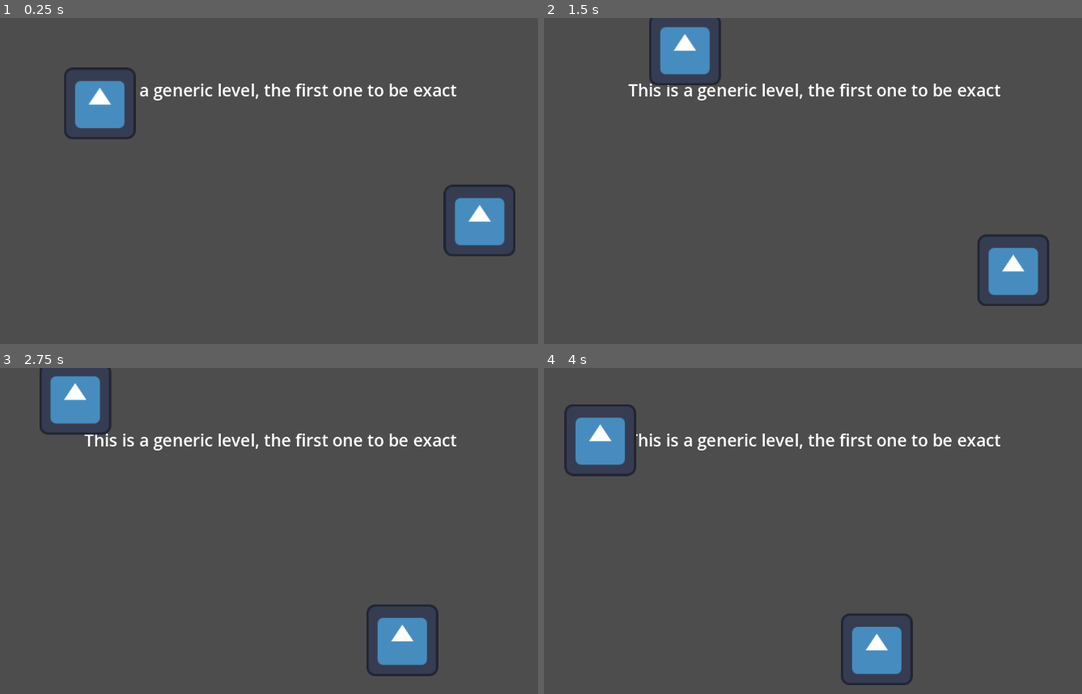
Above: before the commit, frames 1-4 (two rows, left to right).
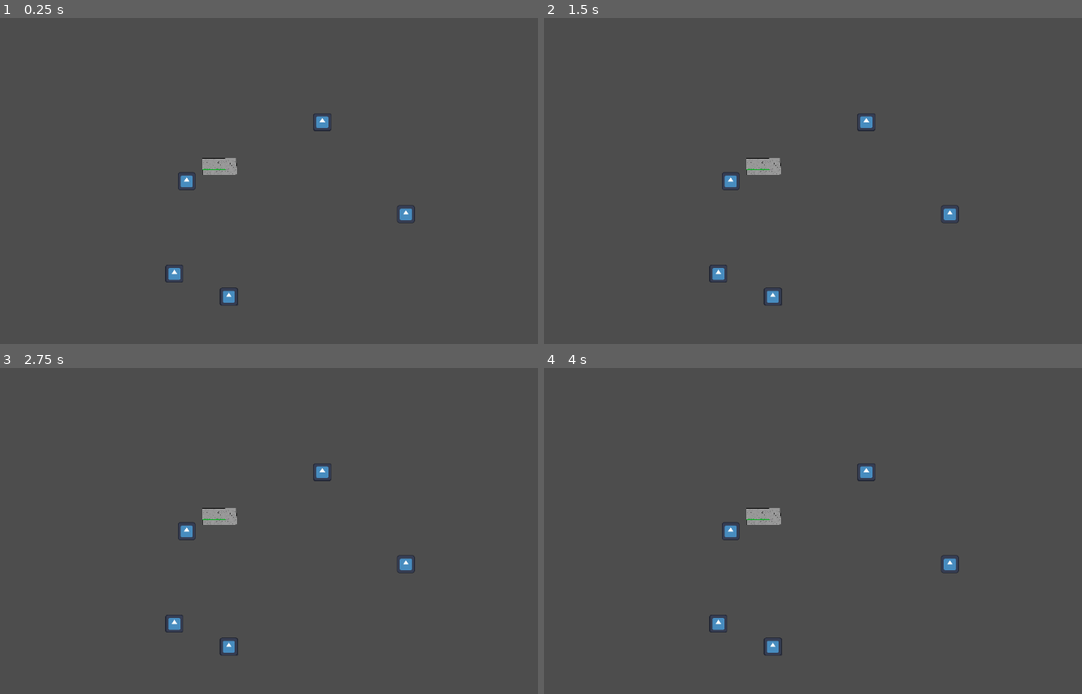
Above: after the commit, the same moments.

Repository: PiponcheDev/Chunky-Chick
Game: Godot game, scene res://src/scripts/Managers/Env_Generator/env_gen.tscn
Two runs of this game, one before a commit and one after it. Both use one fixed random seed, a clock stepped at 60 frames per second and the inputs below. Before the commit the project starts from res://Assets/Levels/Example1/GenericLevel1.tscn. The engine's default icon, where the game draws it, is replaced by a stand-in: a white triangle on a blue panel in a dark square.
Inputs (mouse positions are in pixels of both pictures, inside the frame that each line leads up to):
- Up to frame 1 (0.25 s): no input
- Up to frame 2 (1.5 s): move the mouse to (969, 181) at 0.52 s; hold D (walk_right) 0.53-1.28 s; tap E (pick_up) at 0.6, 1.35 s; click (969, 181) at 0.67 s; move the mouse to (700, 216) at 1.27 s; hold S (walk_down) from 1.28 s (still down)
- Up to frame 3 (2.75 s): move the mouse to (349, 469) at 2.02 s; release S (walk_down) at 2.03 s; hold D (walk_right) from 2.03 s (still down); tap E (pick_up) at 2.1 s
- Up to frame 4 (4 s): move the mouse to (796, 622) at 2.77 s; release D (walk_right) at 2.78 s; hold W (walk_up) 2.78-3.53 s; tap E (pick_up) at 2.85, 3.6 s; click (796, 622) at 2.92 s; move the mouse to (1022, 602) at 3.52 s; hold A (walk_left) from 3.53 s (still down)

The runs differ from the first frame. In frame 1, 5.5% of the frame differs, in the area x 11-96%, y 15-89%; in frame 2, 5.4%; in frame 3, 5.4%; in frame 4, 5.5%, in the area x 3-85%, y 11-98%.

Commit message:
Working Env-Generator
As one can see in the ENV-gen scene it sucessefully distributes the items in the zone. The reson why fewer items are displayed then the amount spawned is because the clump density is set very low. It hasn't been connected to the item scene, but that is a simple one line change. This is better for demonstrational purposes.

Diff:
--- /dev/null
+++ b/chunky-chick/Assets-Extra/tempItem.tscn
@@ -0,0 +1,8 @@
+[gd_scene format=3 uid="uid://crykqrn4dikhk"]
+
+[ext_resource type="Texture2D" uid="uid://cp70q5rerqku2" path="res://Assets-Extra/icon.svg" id="1_xd2b7"]
+
+[node name="TempItem" type="Node2D" unique_id=1388197716]
+
+[node name="Sprite2D" type="Sprite2D" parent="." unique_id=1033919727]
+texture = ExtResource("1_xd2b7")
--- /dev/null
+++ b/chunky-chick/Assets/tiles/Standard_Tilemap.tres
@@ -0,0 +1,108 @@
+[gd_resource type="TileSet" format=3 uid="uid://f4q6y0qspijv"]
+
+[ext_resource type="Texture2D" uid="uid://bpmmiye43el21" path="res://Assets/tiles/All_of_them.png" id="1_likkg"]
+
+[sub_resource type="TileSetAtlasSource" id="TileSetAtlasSource_1ui78"]
+texture = ExtResource("1_likkg")
+texture_region_size = Vector2i(100, 100)
+1:1/size_in_atlas = Vector2i(10, 9)
+1:1/0 = 0
+13:1/size_in_atlas = Vector2i(10, 9)
+13:1/0 = 0
+12:12/size_in_atlas = Vector2i(5, 9)
+12:12/0 = 0
+1:12/size_in_atlas = Vector2i(5, 9)
+1:12/0 = 0
+19:14/size_in_atlas = Vector2i(15, 9)
+19:14/0 = 0
+38:3/size_in_atlas = Vector2i(8, 5)
+38:3/0 = 0
+38:13/size_in_atlas = Vector2i(8, 6)
+38:13/0 = 0
+48:1/size_in_atlas = Vector2i(15, 9)
+48:1/0 = 0
+73:1/0 = 0
+85:1/0 = 0
+85:11/0 = 0
+4:24/size_in_atlas = Vector2i(9, 1)
+4:24/0 = 0
+2:26/size_in_atlas = Vector2i(1, 8)
+2:26/0 = 0
+4:26/size_in_atlas = Vector2i(9, 8)
+4:26/0 = 0
+14:26/size_in_atlas = Vector2i(1, 8)
+14:26/0 = 0
+4:35/size_in_atlas = Vector2i(9, 8)
+4:35/0 = 0
+20:26/size_in_atlas = Vector2i(9, 8)
+20:26/0 = 0
+20:35/size_in_atlas = Vector2i(9, 8)
+20:35/0 = 0
+36:26/size_in_atlas = Vector2i(9, 8)
+36:26/0 = 0
+36:35/size_in_atlas = Vector2i(9, 8)
+36:35/0 = 0
+52:26/size_in_atlas = Vector2i(9, 8)
+52:26/0 = 0
+52:35/size_in_atlas = Vector2i(9, 8)
+52:35/0 = 0
+68:26/size_in_atlas = Vector2i(9, 8)
+68:26/0 = 0
+68:35/size_in_atlas = Vector2i(9, 8)
+68:35/0 = 0
+1:52/size_in_atlas = Vector2i(9, 5)
+1:52/0 = 0
+11:50/size_in_atlas = Vector2i(16, 8)
+11:50/0 = 0
+1:62/size_in_atlas = Vector2i(9, 5)
+1:62/0 = 0
+31:51/size_in_atlas = Vector2i(10, 8)
+31:51/0 = 0
+31:62/size_in_atlas = Vector2i(5, 8)
+31:62/0 = 0
+43:51/size_in_atlas = Vector2i(10, 8)
+43:51/0 = 0
+43:62/size_in_atlas = Vector2i(5, 8)
+43:62/0 = 0
+55:51/size_in_atlas = Vector2i(8, 10)
+55:51/0 = 0
+67:53/size_in_atlas = Vector2i(8, 5)
+67:53/0 = 0
+67:63/size_in_atlas = Vector2i(8, 5)
+67:63/0 = 0
+79:51/size_in_atlas = Vector2i(15, 8)
+79:51/0 = 0
+79:63/size_in_atlas = Vector2i(15, 8)
+79:63/0 = 0
+67:76/size_in_atlas = Vector2i(8, 8)
+67:76/0 = 0
+78:76/size_in_atlas = Vector2i(8, 8)
+78:76/0 = 0
+89:76/size_in_atlas = Vector2i(8, 8)
+89:76/0 = 0
+89:86/size_in_atlas = Vector2i(8, 8)
+89:86/0 = 0
+79:86/size_in_atlas = Vector2i(8, 8)
+79:86/0 = 0
+49:75/size_in_atlas = Vector2i(15, 9)
+49:75/0 = 0
+39:77/size_in_atlas = Vector2i(8, 6)
+39:77/0 = 0
+39:88/size_in_atlas = Vector2i(8, 5)
+39:88/0 = 0
+21:84/size_in_atlas = Vector2i(15, 9)
+21:84/0 = 0
+15:71/size_in_atlas = Vector2i(10, 9)
+15:71/0 = 0
+3:71/size_in_atlas = Vector2i(10, 9)
+3:71/0 = 0
+3:82/size_in_atlas = Vector2i(5, 9)
+3:82/0 = 0
+49:12/size_in_atlas = Vector2i(6, 8)
+49:12/0 = 0
+14:82/size_in_atlas = Vector2i(5, 9)
+14:82/0 = 0
+
+[resource]
+tile_size = Vector2i(100, 100)
+sources/0 = SubResource("TileSetAtlasSource_1ui78")
--- a/chunky-chick/project.godot
+++ b/chunky-chick/project.godot
@@ -11,7 +11,7 @@
 [application]
 
 config/name="Chunky-chick"
-run/main_scene="uid://b38g1isc5lpdj"
+run/main_scene="uid://cebj4caoqts2w"
 config/features=PackedStringArray("4.6", "GL Compatibility")
 config/icon="res://Assets-Extra/icon.svg"
 
--- a/chunky-chick/src/scripts/Managers/Env_Generator/Env-generator.gd
+++ b/chunky-chick/src/scripts/Managers/Env_Generator/Env-generator.gd
@@ -1,24 +1,32 @@
 extends Node2D
 
 func _ready():
+	_setup_spawnzones()
+	var zone = item_spawn_zones.pick_random()
+	currentClumpPos = _get_randomSpotInZone(zone.shape.size,false) + zone.position + zone.get_parent().position - Vector2(zone.shape.size.x/2,zone.shape.size.y/2)
 	_generate_map()
 
 
 @export var Mapsize :Vector2 = Vector2(100,100)
 @export var OriginOffset : Vector2 = Vector2(0,0)
 #Describes how the map shall be generated around the origin of the node.
+@export var UseSpawnZones : bool = true
 
 @export_subgroup("Frequencies")
 @export var itemFrequency = 10
 @export var talismanFrequency = 0
 @export var foodFrequency = 10
+@export var trashcanFrequency = 10
+@export var dumpsterFrequency = 10
 #Per 100 pixels on a line, in theory...
 var FrequencyRandomness = 3
 
 @export_subgroup("Lists")
-@export var items : Array[SpringBoneCollisionCapsule3D]
+@export var items : Array[PackedScene] = [preload("uid://crykqrn4dikhk")]
 @export var talismen : Array[SpringBoneCollisionCapsule3D]
 @export var foods : Array[SpringBoneCollisionCapsule3D]
+@export var trashCans : Array[SpringBoneCollisionCapsule3D]
+@export var dumpsters : Array[SpringBoneCollisionCapsule3D]
 #Obviously needs to be changed to the correct data structure
 
 var currentClumpPos:Vector2 = Vector2(0,0)
@@ -28,42 +36,83 @@
 #How many spawns fits in a clump
 var clumpDensity = 5
 #How close to the center the spawns are
+var amountOfClumps = 0
+
+
+var item_spawn_zones :Array[CollisionShape2D]= []
+var talimen_spawn_zones :Array[CollisionShape2D]= []
+var food_spawn_zones :Array[CollisionShape2D]= []
+var trashcan_spawn_zones :Array[CollisionShape2D]= []
+var dumpster_spawn_zones :Array[CollisionShape2D]= []
+
+func _setup_spawnzones():
+	for child in self.get_children():
+		if child is Area2D:
+			print(child)
+			if child.items:
+				item_spawn_zones.append(child.get_child(0))
+				print(child.get_child(0))
+			if child.foods:
+				food_spawn_zones.append(child)
+			if child.talimen:
+				talimen_spawn_zones.append(child)
+			if child.trashcans:
+				trashcan_spawn_zones.append(child)
+			if child.dumpsters:
+				dumpster_spawn_zones.append(child)
+	print(item_spawn_zones)
+
 
 func _generate_map():
+	spawn_object(item_spawn_zones,itemFrequency)
+	#spawn_object(talimen_spawn_zones,talismanFrequency)
+	#spawn_object(food_spawn_zones,foodFrequency)
+
+
+func spawn_object(spawn_zones, Frequency):
 	var i = 0
-	while i < _get_AmountOFSpawns(itemFrequency):
-		print("Items Spawned: "+str(i))
-		print(getSpawnposInClump())
-		print(currentClumpPos)
-		print(currentClumpWeight)
+	while i < _get_AmountOFSpawns(Frequency):
+		#print("Items Spawned: "+str(i))
+		var spawnPos = getSpawnposInClump(spawn_zones)
+
+		var newitem = items.pick_random().instantiate()
+		newitem.global_position = spawnPos
+		self.add_child(newitem)
+
+		print("spawnpos:" + str(spawnPos))
+	#	print(currentClumpPos)
+	#	print(currentClumpWeight)
 		i += 1
 
-	i = 0
-	while i < _get_AmountOFSpawns(talismanFrequency):
-		print("Talimen Spawned: "+str(i))
-		i += 1
-
-	i = 0
-	while i < _get_AmountOFSpawns(foodFrequency):
-		print("Foods Spawned: "+str(i))
-		i += 1
-
-func getSpawnposInClump():
+func getSpawnposInClump(Spawn_Zones:Array[CollisionShape2D]):
 	if randi_range(0,clumpCapacity-currentClumpWeight) > 0:
 		currentClumpWeight += 1
 		return currentClumpPos + _get_randomSpotInZone(Vector2(clumpDensity,clumpDensity))
 	else:
-		currentClumpPos = _get_randomSpotInZone(Mapsize,false)
+		#currentClumpPos = _get_randomSpotInZone(Mapsize,false)
+		var zone:CollisionShape2D = Spawn_Zones.pick_random()
+		currentClumpPos = _get_randomSpotInZone(zone.shape.size,false) + zone.position + zone.get_parent().position - Vector2(zone.shape.size.x/2,zone.shape.size.y/2)
+		#The reson for the last part of the previous line is unknown, but it did fix an issue
 		currentClumpWeight = 1
+		amountOfClumps += 1
 		return currentClumpPos + _get_randomSpotInZone(Vector2(clumpDensity,clumpDensity))
 
 
 func _get_randomSpotInZone(area:Vector2, centered:bool = true):
 	if centered:
+		#return Vector2(0,0)
 		return Vector2(randi_range(-area.x,area.x),randi_range(-area.y,area.y))
 	else:
-		return Vector2(randi_range(0,area.x),randi_range(0,area.y))
+		print(area.x)
+		print(area.y)
+		var returnvalue = Vector2(randi_range(0,area.x),randi_range(0,area.y))
+		print("return: " + str(returnvalue))
+
+		return returnvalue
 
 func _get_AmountOFSpawns(Frequency):
 	var amountOfSpawns = (Mapsize.x+Mapsize.y)/(Frequency + randi_range(-FrequencyRandomness,FrequencyRandomness))
 	return amountOfSpawns
+
+
+	return false
--- /dev/null
+++ b/chunky-chick/src/scripts/Managers/Env_Generator/SpawnZone.tscn
@@ -0,0 +1,6 @@
+[gd_scene format=3 uid="uid://k11y8xgtvtok"]
+
+[ext_resource type="Script" uid="uid://dtsik4126wncf" path="res://src/scripts/Managers/Env_Generator/allowed_spawns.gd" id="1_yllcm"]
+
+[node name="SpawnZone" type="Area2D" unique_id=1746260349]
+script = ExtResource("1_yllcm")
--- /dev/null
+++ b/chunky-chick/src/scripts/Managers/Env_Generator/allowed_spawns.gd
@@ -0,0 +1,8 @@
+extends Area2D
+
+#@export_category("Allowed Spawns")
+@export var items:bool = true
+@export var foods:bool = true
+@export var talimen:bool = true
+@export var trashcans:bool = true
+@export var dumpsters:bool = true
--- a/chunky-chick/src/scripts/Managers/Env_Generator/env_gen.tscn
+++ b/chunky-chick/src/scripts/Managers/Env_Generator/env_gen.tscn
@@ -1,6 +1,66 @@
 [gd_scene format=3 uid="uid://cebj4caoqts2w"]
 
 [ext_resource type="Script" uid="uid://be81ubpcutpjq" path="res://src/scripts/Managers/Env_Generator/Env-generator.gd" id="1_cae22"]
+[ext_resource type="Texture2D" uid="uid://b2iyuw3wumuip" path="res://Assets/tiles/Bottom_Grass_Sidewalks_1.png" id="2_t2lyp"]
+[ext_resource type="Texture2D" uid="uid://boqqw5ofoambf" path="res://Assets/tiles/Bottom_Grass_Sidewalks_2.png" id="3_hq2oc"]
+[ext_resource type="PackedScene" uid="uid://k11y8xgtvtok" path="res://src/scripts/Managers/Env_Generator/SpawnZone.tscn" id="4_hq2oc"]
+
+[sub_resource type="TileSetAtlasSource" id="TileSetAtlasSource_shj68"]
+texture = ExtResource("2_t2lyp")
+texture_region_size = Vector2i(100, 100)
+1:1/size_in_atlas = Vector2i(10, 9)
+1:1/0 = 0
+13:1/size_in_atlas = Vector2i(10, 9)
+13:1/0 = 0
+12:12/size_in_atlas = Vector2i(5, 9)
+12:12/0 = 0
+1:12/size_in_atlas = Vector2i(5, 9)
+1:12/0 = 0
+19:14/size_in_atlas = Vector2i(7, 9)
+19:14/0 = 0
+26:14/size_in_atlas = Vector2i(8, 8)
+26:14/0 = 0
+
+[sub_resource type="TileSetAtlasSource" id="TileSetAtlasSource_43xu6"]
+texture = ExtResource("3_hq2oc")
+texture_region_size = Vector2i(100, 100)
+8:4/size_in_atlas = Vector2i(8, 5)
+8:4/0 = 0
+8:14/size_in_atlas = Vector2i(8, 6)
+8:14/0 = 0
+18:2/size_in_atlas = Vector2i(15, 9)
+18:2/0 = 0
+
+[sub_resource type="TileSet" id="TileSet_7tjn5"]
+tile_size = Vector2i(100, 100)
+sources/7 = SubResource("TileSetAtlasSource_shj68")
+sources/8 = SubResource("TileSetAtlasSource_43xu6")
+
+[sub_resource type="RectangleShape2D" id="RectangleShape2D_shj68"]
+size = Vector2(2548, 1426)
 
 [node name="Env-gen" type="Node2D" unique_id=1350189090]
 script = ExtResource("1_cae22")
+
+[node name="TileMapLayer3" type="TileMapLayer" parent="." unique_id=406226139]
+scale = Vector2(0.099999994, 0.099999994)
+tile_map_data = PackedByteArray(0, 0, 4, 0, 4, 0, 7, 0, 1, 0, 1, 0, 0, 0, 16, 0, 4, 0, 8, 0, 18, 0, 2, 0, 0, 0, 3, 0, 9, 0, 8, 0, 8, 0, 4, 0, 0, 0, 11, 0, 9, 0, 8, 0, 8, 0, 4, 0, 0, 0, 19, 0, 9, 0, 8, 0, 8, 0, 4, 0, 0, 0)
+tile_set = SubResource("TileSet_7tjn5")
+
+[node name="TileMapLayer2" type="TileMapLayer" parent="." unique_id=1651237276]
+scale = Vector2(0.1, 0.1)
+tile_map_data = PackedByteArray(0, 0, 4, 0, 4, 0, 7, 0, 1, 0, 1, 0, 0, 0, 16, 0, 4, 0, 8, 0, 18, 0, 2, 0, 0, 0, 20, 0, 7, 0, 7, 0, 26, 0, 14, 0, 0, 0)
+tile_set = SubResource("TileSet_7tjn5")
+
+[node name="SpawnZone" parent="." unique_id=1746260349 instance=ExtResource("4_hq2oc")]
+position = Vector2(7, 324)
+
+[node name="CollisionShape2D" type="CollisionShape2D" parent="SpawnZone" unique_id=249246359]
+position = Vector2(572, -26)
+scale = Vector2(0.99999994, 0.99999994)
+shape = SubResource("RectangleShape2D_shj68")
+
+[node name="Camera2D" type="Camera2D" parent="." unique_id=1535106169]
+position = Vector2(585, 300)
+scale = Vector2(-317.85782, 5.6956263)
+zoom = Vector2(0.245, 0.245)
Not shown, added: chunky-chick/Assets/tiles/All_of_them.png.import
Binary file added: chunky-chick/Assets/tiles/Bottom_Grass_Sidewalks_1.png
Not shown, added: chunky-chick/Assets/tiles/Bottom_Grass_Sidewalks_1.png.import
Binary file added: chunky-chick/Assets/tiles/Bottom_Grass_Sidewalks_2.png
Not shown, added: chunky-chick/Assets/tiles/Bottom_Grass_Sidewalks_2.png.import
Not shown, added: chunky-chick/src/scripts/Managers/Env_Generator/allowed_spawns.gd.uid
Not shown, added: chunky-chick/Assets/tiles/All_of_them.png
